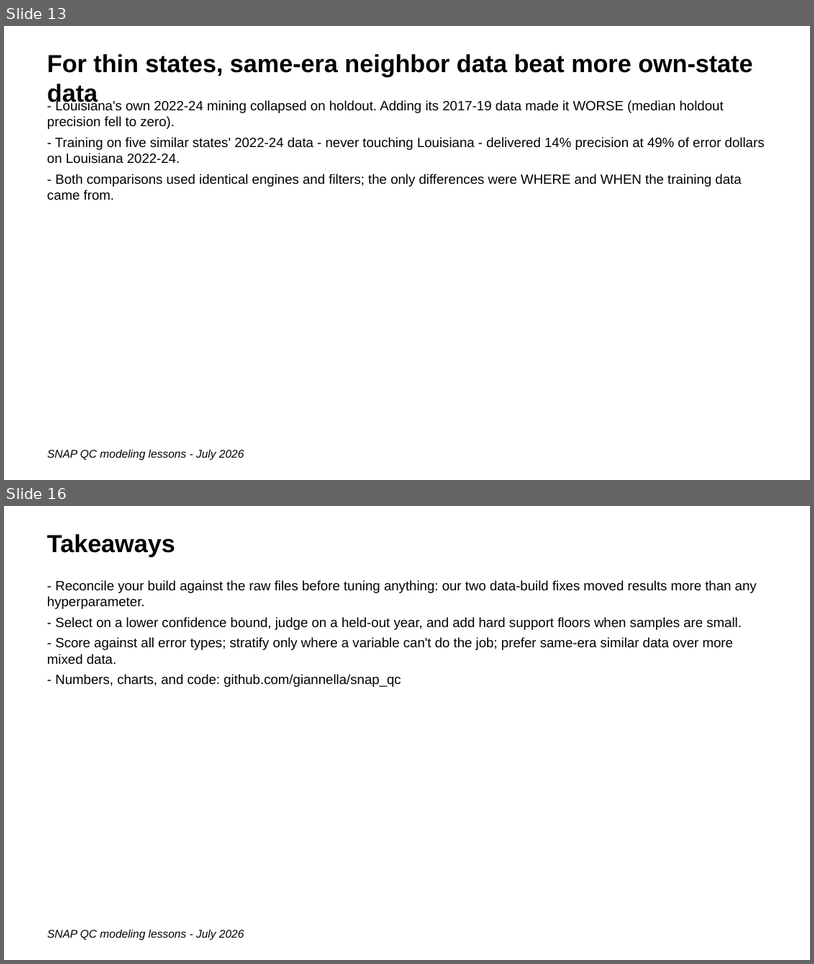
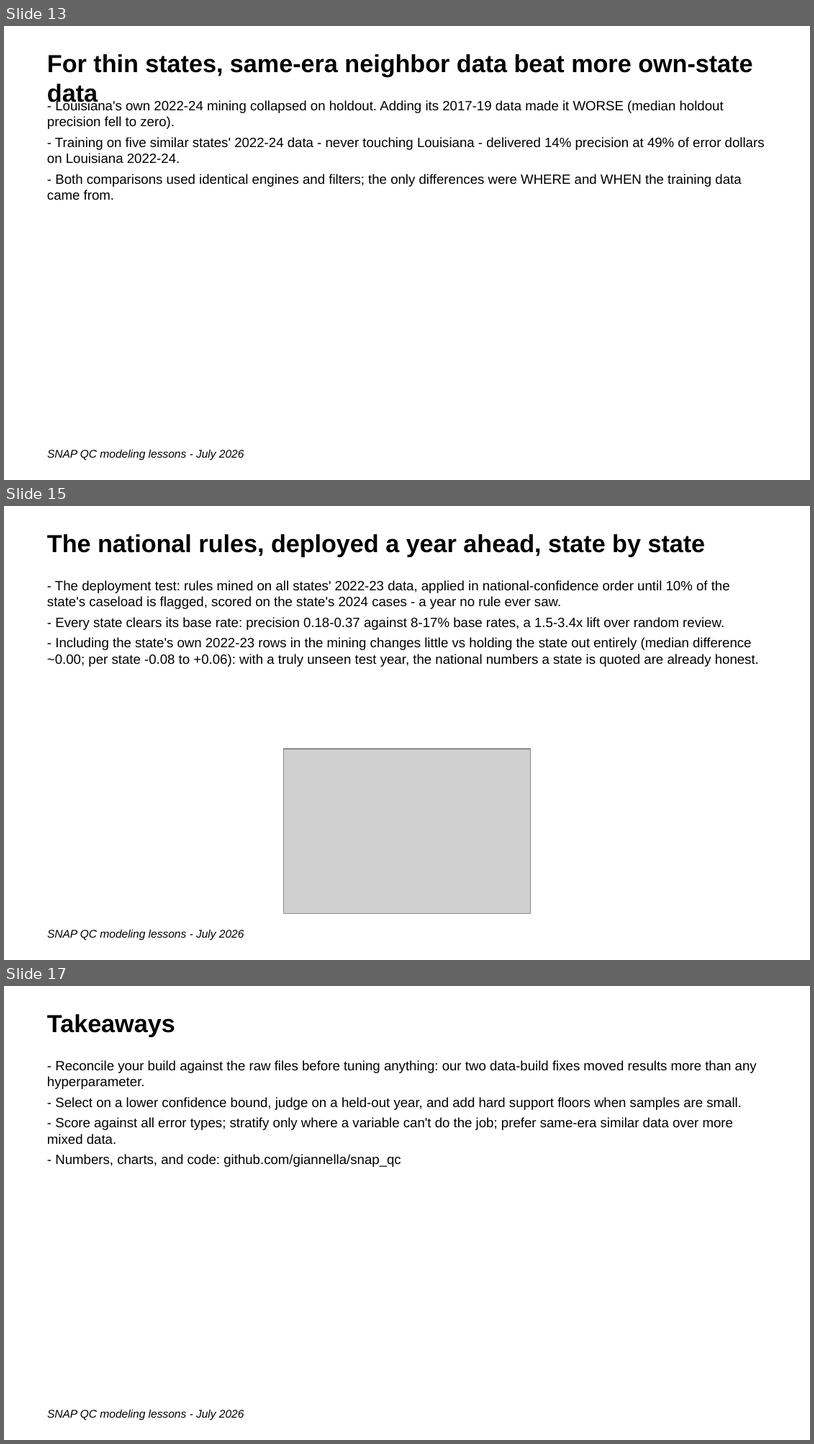
Before and after one commit to giannella/snap_qc, a slide deck: lessons_getting_more_signal_from_snap_qc_data.pptx. Shown one above the other, each under a label of ours: slides 13 and 16 before the commit, slides 13, 15 and 17 after it; the slides between them are not shown. The pictures are 814x964 and 814x1444 pixels, drawn with LibreOffice and Linux fonts; fonts in the diff are those of the drawing; grey boxes stand for pictures. Boxes give left, top, right and bottom in pixels: in the first picture for what was removed or moved away, otherwise in the second. Text is boxed around its words. In the diff, an @@ line names an element or a change of style, - is before the commit and + after.

```diff
--- a/lessons_getting_more_signal_from_snap_qc_data.pptx
+++ b/lessons_getting_more_signal_from_snap_qc_data.pptx
@@ slide 15 added at (4,506,810,960), background #FFFFFF @@
@@ text added at (47,534,706,556), 22 pt, text #000000, bold @@
+The national rules, deployed a year ahead, state by state
@@ text added at (47,580,759,667), 12 pt, text #000000 @@
+- The deployment test: rules mined on all states' 2022-23 data, applied in national-confidence order until 10% of the state's caseload is flagged, scored on the state's 2024 cases - a year no rule ever saw.
+- Every state clears its base rate: precision 0.18-0.37 against 8-17% base rates, a 1.5-3.4x lift over random review.
+- Including the state's own 2022-23 rows in the mining changes little vs holding the state out entirely (median difference ~0.00; per state -0.08 to +0.06): with a truly unseen test year, the national numbers a state is quoted are already honest.
@@ picture added at (284,749,530,914) @@
@@ text added at (47,929,244,940), 10 pt, text #000000, italic @@
+SNAP QC modeling lessons - July 2026
@@ what was slide 16 is now slide 17 @@
```
Also in this commit, not shown: 2 slides changed, 18 other files.
